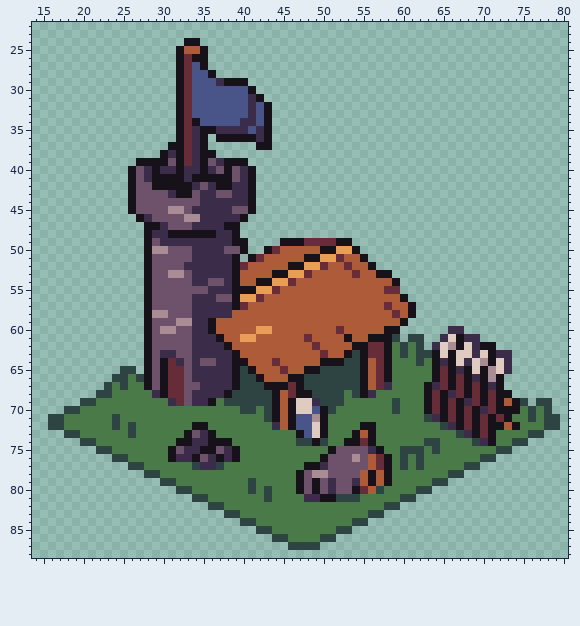
Sprite sheet, stored at tradeworld/Public/img/Armory.png. Above, as it was before the edit.
The file is 96x96 pixels. Shown: x 14..80, y 22..88.
Once edited:
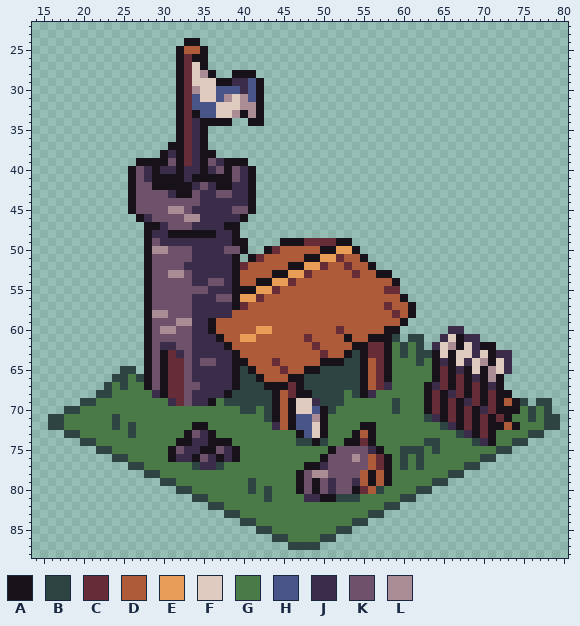
Palette (. is transparent): A #17111a  B #2d4443  C #662d39  D #ae5b39  E #e89e56  F #dfcbbf  G #4a7a47  H #495588  J #3b2c4a  K #6e516a  L #aa8c94
From old to new:
Colour A now appears in row 28 at x 39 to 41; in rows 29 to 30 at x 42.
The author changed colour H to colour A in row 32 at x 42; in row 33 at x 34, 40 and 42; in row 34 at x 35 to 38 and 42.
The author changed colour J to colour A in row 29 at x 37; in row 34 at x 41; in row 63 at x 30.
The author changed colour J to colour C in row 63 at x 31; in row 64 at x 32.
The author changed colour H to colour F in rows 27 to 28 at x 34; in row 29 at x 34 to 36; in row 30 at x 35 to 36; in row 31 at x 35 to 36 and 39; in row 32 at x 37 to 39; in row 33 at x 37 to 38.
Colour H now appears in row 29 at x 41.
The author changed colour A to colour H in row 30 at x 41.
The author changed colour J to colour H in row 31 at x 41.
The author changed colour A to colour J in row 29 at x 39 to 40; in row 34 at x 34.
The author changed colour H to colour J in row 30 at x 40.
The author changed colour K to colour J in row 62 at x 30 to 31; in row 63 at x 32.
The author changed colour H to colour L in row 28 at x 35; in row 30 at x 34; in row 31 at x 38 and 40; in row 32 at x 40; in row 33 at x 39.
The author changed colour J to colour L in rows 32 to 33 at x 41.
Colour A is gone in rows 32 to 34 at x 43; in row 35 at x 36 and 43; in row 36 at x 37 to 41 and 43; in row 37 at x 42 to 43.
Colour H is gone in row 34 at x 39; in row 35 at x 41.
Colour J is gone in row 34 at x 40; in row 35 at x 37 to 40 and 42; in row 36 at x 42.
